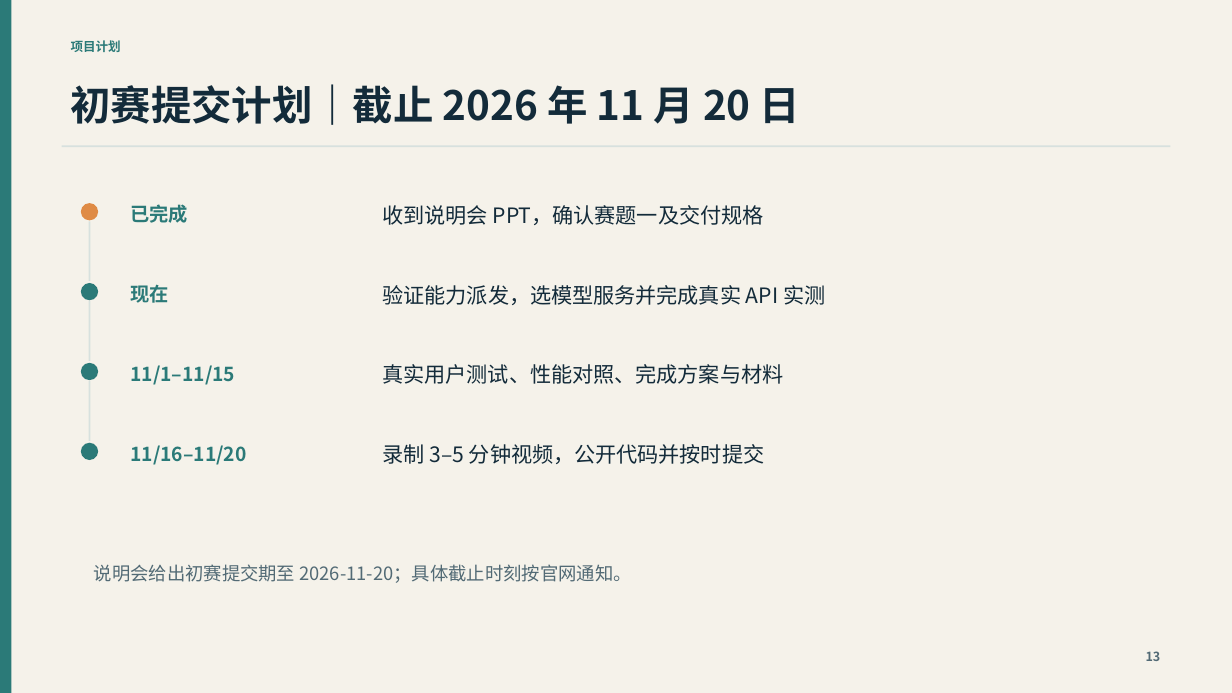
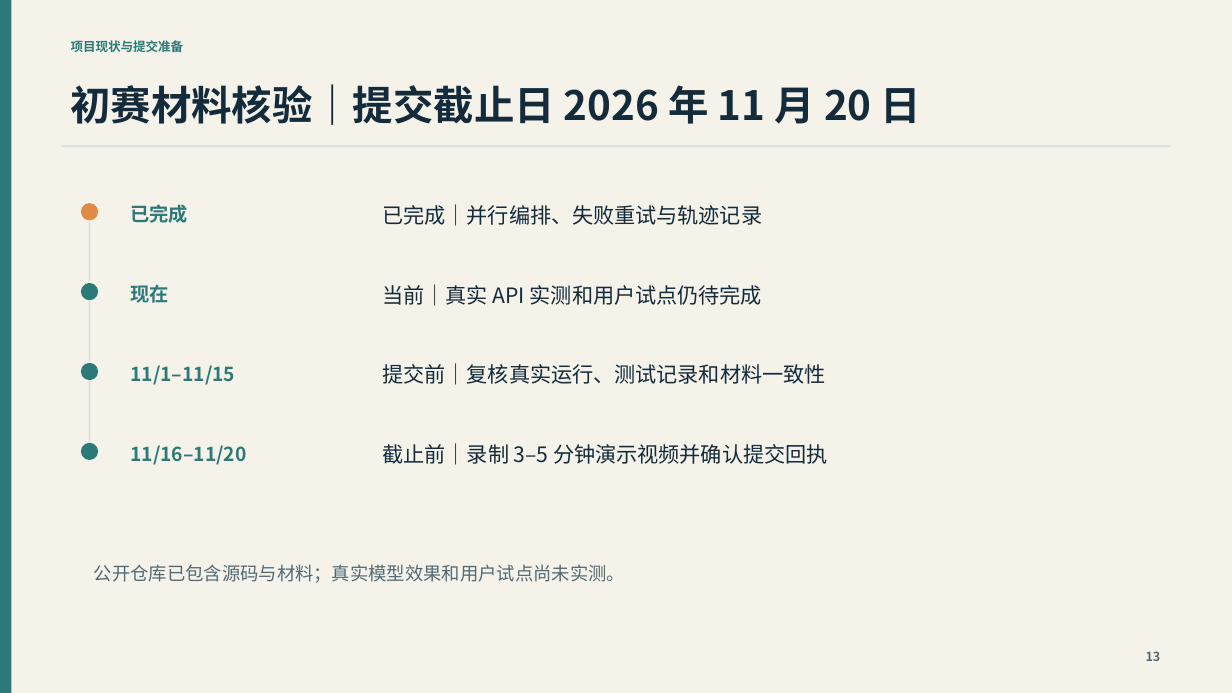
Before and after one commit to kanghaoyue11/campus-idea-agent, a slide deck: slide 13 of 校园创意验证Agent_演示稿.pptx. Drawn at 1232x693 pixels with LibreOffice and Linux fonts; fonts in the diff are those of the drawing. Boxes give left, top, right and bottom in pixels: in the first picture for what was removed or moved away, otherwise in the second. Text is boxed around its words. In the diff, an @@ line names an element or a change of style, - is before the commit and + after.

```diff
--- a/校园创意验证Agent_演示稿.pptx
+++ b/校园创意验证Agent_演示稿.pptx
@@ text at [71,40,183,52]: text changed @@
-项目计划
+项目现状与提交准备
@@ text at [71,84,921,125]: text changed @@
-初赛提交计划｜截止 2026 年 11 月 20 日
+初赛材料核验｜提交截止日 2026 年 11 月 20 日
@@ text at [383,204,763,226]: text changed @@
-收到说明会 PPT，确认赛题一及交付规格
+已完成｜并行编排、失败重试与轨迹记录
@@ text at [383,284,762,306]: text changed @@
-验证能力派发，选模型服务并完成真实 API 实测
+当前｜真实 API 实测和用户试点仍待完成
@@ text at [383,363,826,385]: text changed @@
-真实用户测试、性能对照、完成方案与材料
+提交前｜复核真实运行、测试记录和材料一致性
@@ text at [383,443,827,465]: text changed @@
-录制 3–5 分钟视频，公开代码并按时提交
+截止前｜录制 3–5 分钟演示视频并确认提交回执
@@ text at [94,564,625,583]: text changed @@
-说明会给出初赛提交期至 2026-11-20；具体截止时刻按官网通知。
+公开仓库已包含源码与材料；真实模型效果和用户试点尚未实测。
```
Also in this commit, not shown: 8 other slides changed, 9 other files.
